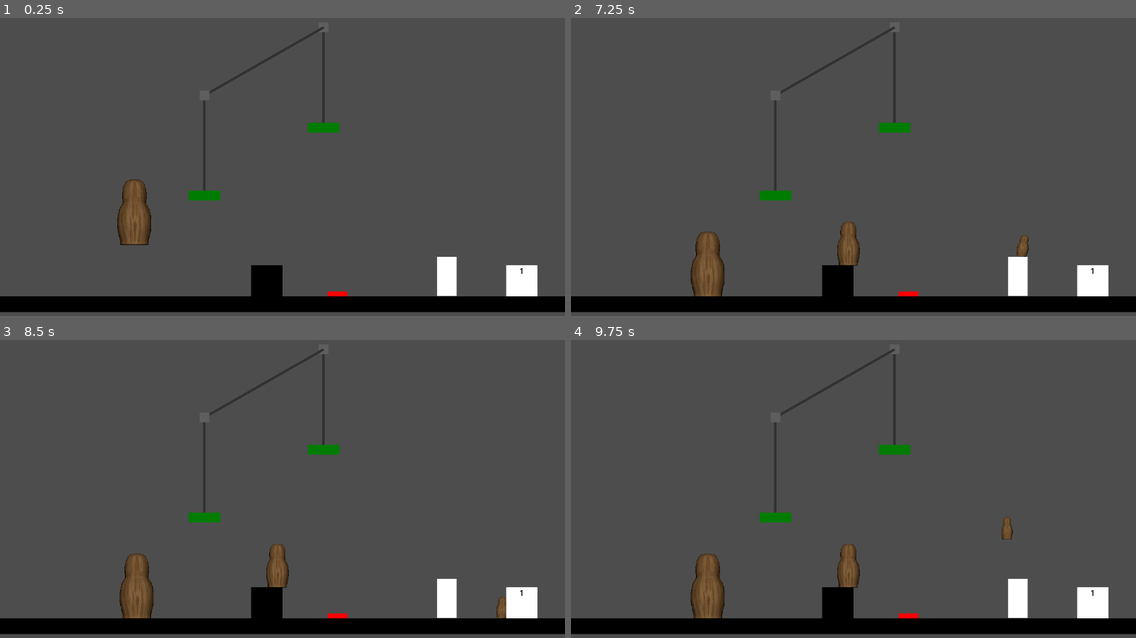
Above: before the commit, frames 1-4 (two rows, left to right).
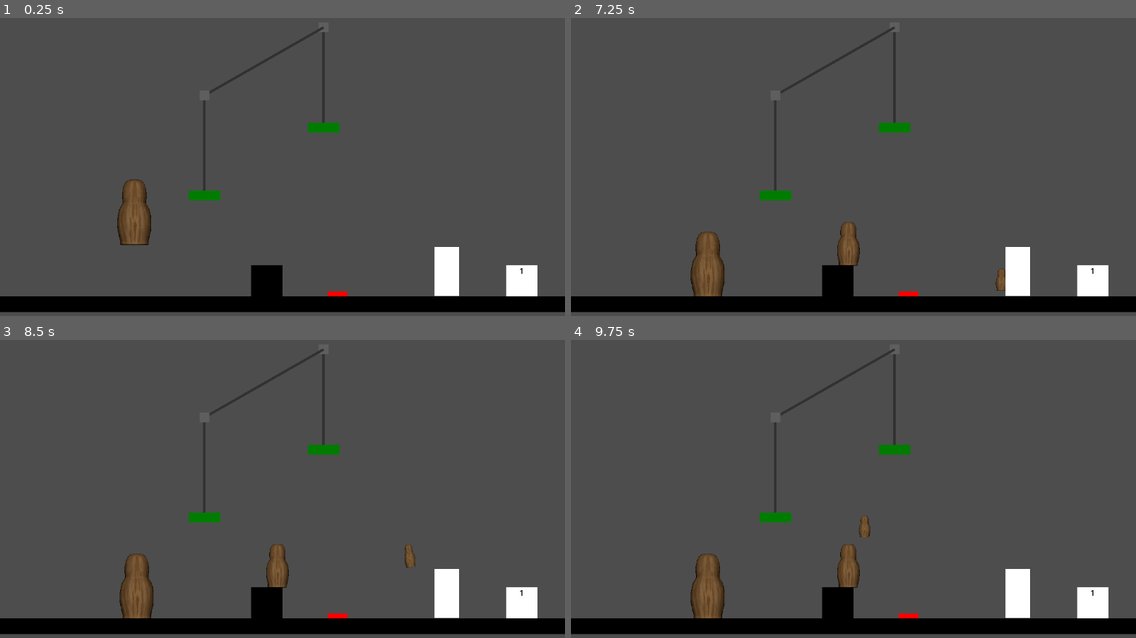
Above: after the commit, the same moments.

Repository: SethHDavis99/GMTK2024
Game: Godot game, scene res://levels/main.tscn
Same seed, same stepped clock (60 frames per second), same inputs: the game is played once before the commit and once after it.
Inputs (mouse positions are in pixels of both pictures, inside the frame that each line leads up to):
- Up to frame 1 (0.25 s): no input
- Up to frame 2 (7.25 s): move the mouse to (706, 259) at 0.52 s; hold Space (pop) 0.53-1.28 s; hold D (move_right) 0.53-2.03 s; tap W (jump) at 0.77, 1.52, 3.02, 3.77, 4.52, 6.02, 6.77 s; move the mouse to (808, 262) at 1.27 s; click (808, 262) at 1.35 s; tap Space (pop) at 1.55, 2.85, 3.8, 4.35, 6.05 s; move the mouse to (870, 220) at 2.02 s; hold Space (pop) 2.03-2.78 s; hold A (move_left) 2.03-4.28 s; move the mouse to (881, 158) at 2.77 s; move the mouse to (768, 77) at 3.52 s; press the mouse at (768, 77) at 3.53 s; tap Enter at 4.25 s; move the mouse to (977, 140) at 4.27 s; release the mouse at (977, 140) at 4.28 s; hold D (move_right) from 4.28 s (still down); tap R (reset) at 5 s; move the mouse to (740, 172) at 5.02 s; hold Space (pop) 5.03-5.78 s; move the mouse to (802, 172) at 5.77 s; click (802, 172) at 5.85 s; move the mouse to (915, 164) at 6.52 s; hold Space (pop) from 6.53 s (still down)
- Up to frame 3 (8.5 s): move the mouse to (452, 527) at 7.27 s; release Space (pop) at 7.28 s; tap Space (pop) at 7.35, 8.3 s; tap W (jump) at 7.52 s; move the mouse to (113, 432) at 8.02 s; release D (move_right) at 8.03 s; press the mouse at (113, 432) at 8.03 s; hold A (move_left) from 8.03 s (still down)
- Up to frame 4 (9.75 s): move the mouse to (881, 480) at 8.77 s; release the mouse at (881, 480) at 8.78 s; tap Space (pop) at 8.85 s; tap W (jump) at 9.02 s; move the mouse to (768, 399) at 9.52 s; release A (move_left) at 9.53 s; hold D (move_right) from 9.53 s (still down); hold Space (pop) from 9.53 s (still down)

The runs differ from the first frame. In frame 1, 0.3% of the frame differs, in the area x 76-82%, y 76-94%; in frame 2, 0.4%; in frame 3, 0.5%; in frame 4, 0.5%, in the area x 51-82%, y 58-94%.

Commit message:
update door size

Diff:
--- a/objects/door.tscn
+++ b/objects/door.tscn
@@ -3,16 +3,16 @@
 [ext_resource type="Script" path="res://scripts/door.gd" id="1_ywdgb"]
 
 [sub_resource type="RectangleShape2D" id="RectangleShape2D_gwkf2"]
-size = Vector2(40, 80)
+size = Vector2(50, 100)
 
 [node name="Door" type="StaticBody2D"]
 script = ExtResource("1_ywdgb")
 
 [node name="ColorRect" type="ColorRect" parent="."]
-offset_left = -20.0
-offset_top = -80.0
-offset_right = 20.0
+offset_left = -25.0
+offset_top = -100.0
+offset_right = 25.0
 
 [node name="CollisionShape2D" type="CollisionShape2D" parent="."]
-position = Vector2(0, -40)
+position = Vector2(0, -50)
 shape = SubResource("RectangleShape2D_gwkf2")
--- a/scripts/player.gd
+++ b/scripts/player.gd
@@ -130,7 +130,7 @@
 	return weight
 
 func _on_spawn_timer_timeout() -> void:
-	z_index = -size
+	z_index = -int(size)
 
 func _on_animated_sprite_2d_animation_finished() -> void:
 	if $AnimatedSprite2D.animation == "R_OpenUp":
